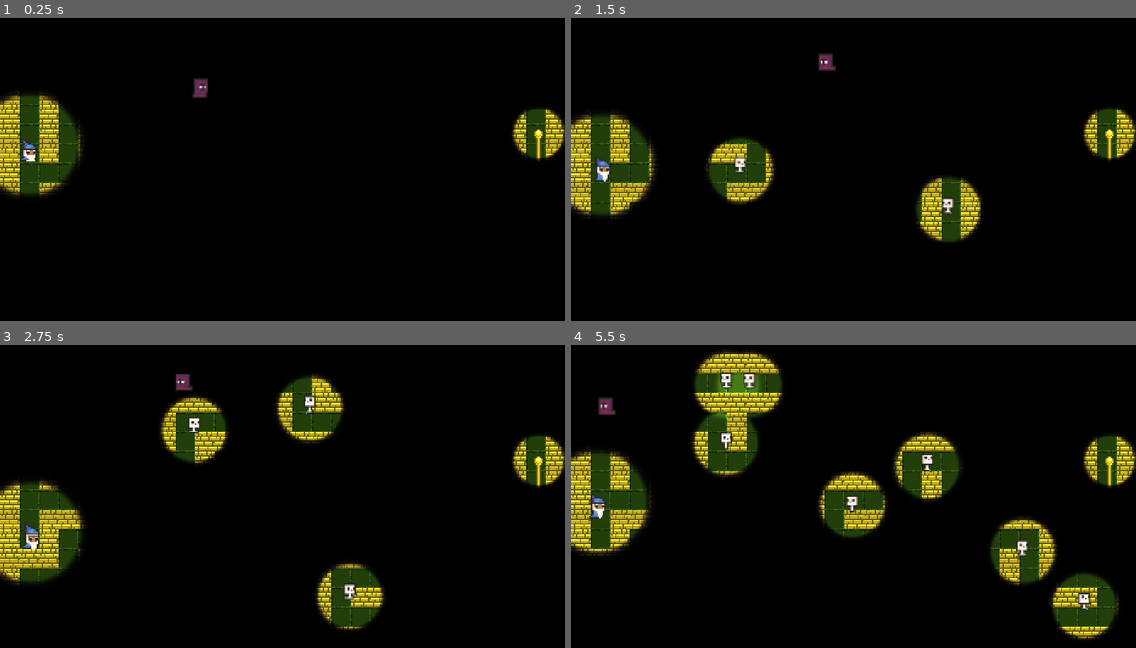
Above: before the commit, frames 1-4 (two rows, left to right).
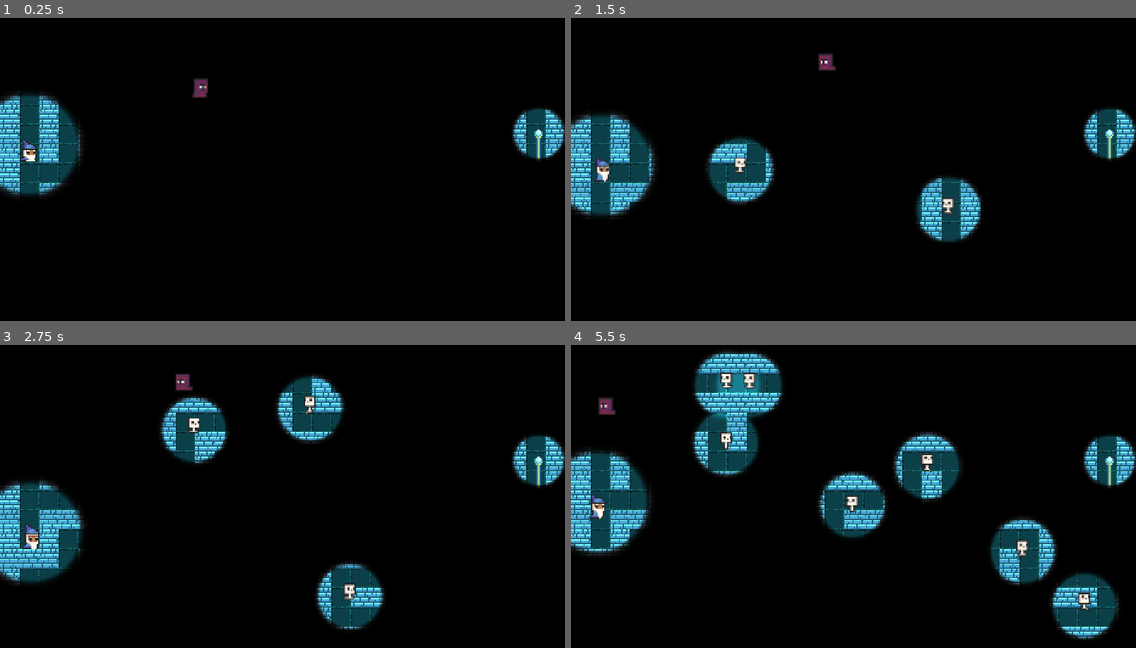
Above: after the commit, the same moments.

Repository: Irtiaz/Lumos
Game: Godot game, scene res://World/world.tscn
The game is run twice, just before and just after one commit, with the same random seed, the same clock (stepped at 60 frames per second) and the same inputs. This scene is started directly instead of the project's main scene.
Inputs (mouse positions are in pixels of both pictures, inside the frame that each line leads up to):
- Up to frame 1 (0.25 s): no input
- Up to frame 2 (1.5 s): move the mouse to (977, 151) at 0.52 s; hold D (move_right) 0.53-1.28 s; click (977, 151) at 0.6 s; move the mouse to (740, 181) at 1.27 s; hold S (move_down) from 1.28 s (still down); click (740, 181) at 1.35 s
- Up to frame 3 (2.75 s): move the mouse to (339, 423) at 2.02 s; release S (move_down) at 2.03 s; hold D (move_right) from 2.03 s (still down); click (339, 423) at 2.1 s
- Up to frame 4 (5.5 s): move the mouse to (825, 557) at 2.77 s; release D (move_right) at 2.78 s; hold W (move_up) 2.78-3.53 s; click (825, 557) at 2.85 s; move the mouse to (1023, 541) at 3.52 s; hold A (move_left) 3.53-5.03 s; click (1023, 541) at 3.6 s; move the mouse to (684, 444) at 4.27 s; click (684, 444) at 4.35 s; move the mouse to (881, 493) at 5.02 s; hold S (move_down) from 5.03 s (still down); click (881, 493) at 5.1 s

The runs differ from the first frame. In frame 1, 5.0% of the frame differs, in the area x 0-100%, y 25-59%; in frame 2, 8.9%; in frame 3, 11%; in frame 4, 17%, in the area x 0-100%, y 2-98%.

Commit message:
enemy die bug fixed

Diff:
--- a/Enemy/enemy.tscn
+++ b/Enemy/enemy.tscn
@@ -30,6 +30,8 @@
 radius = 1.0
 
 [node name="Enemy" type="CharacterBody2D"]
+collision_layer = 0
+collision_mask = 2
 motion_mode = 1
 wall_min_slide_angle = 0.0
 script = ExtResource("1_pr8u4")
--- a/Glow/glow.gd
+++ b/Glow/glow.gd
@@ -12,7 +12,6 @@
 
 # Called when the node enters the scene tree for the first time.
 func _ready() -> void:
-	print(radius)
 	$Area2D/CollisionShape2D.shape = CircleShape2D.new()
 	$Area2D/CollisionShape2D.shape.set_radius(radius * factor)
 	pass # Replace with function body.
--- a/Glow/glow.tscn
+++ b/Glow/glow.tscn
@@ -6,7 +6,7 @@
 [sub_resource type="CircleShape2D" id="CircleShape2D_j7axo"]
 
 [node name="Glow" type="PointLight2D"]
-color = Color(0.684687, 0.687422, 0.141667, 1)
+color = Color(0.246947, 0.710792, 0.921118, 1)
 energy = 4.05
 blend_mode = 2
 texture = ExtResource("1_fld5t")
--- a/World/world.tscn
+++ b/World/world.tscn
@@ -652,7 +652,7 @@
 16:28/0 = 0
 
 [sub_resource type="TileSet" id="TileSet_uao26"]
-physics_layer_0/collision_layer = 1
+physics_layer_0/collision_layer = 3
 navigation_layer_0/layers = 1
 sources/0 = SubResource("TileSetAtlasSource_vblvd")
 
